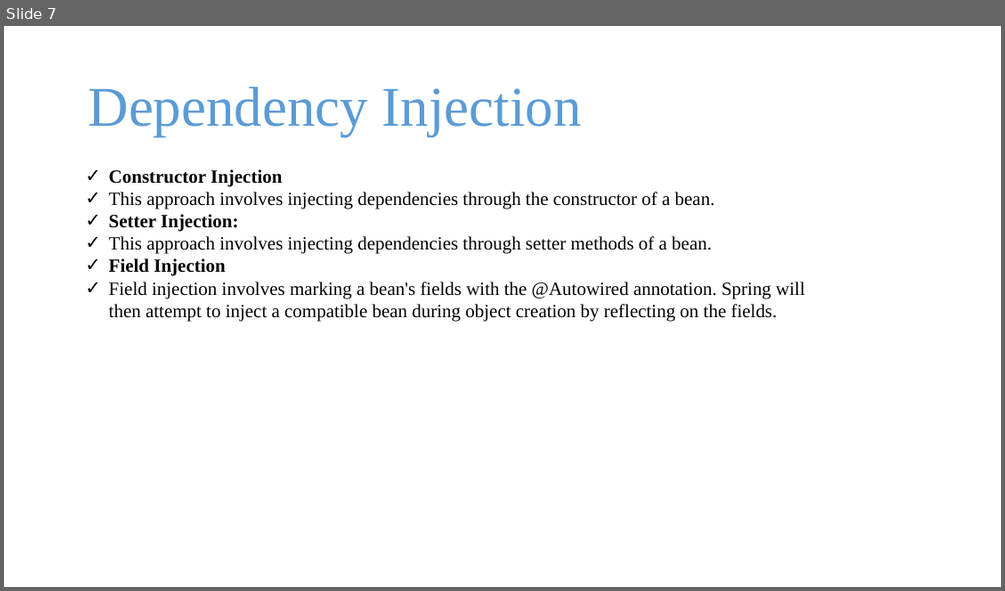
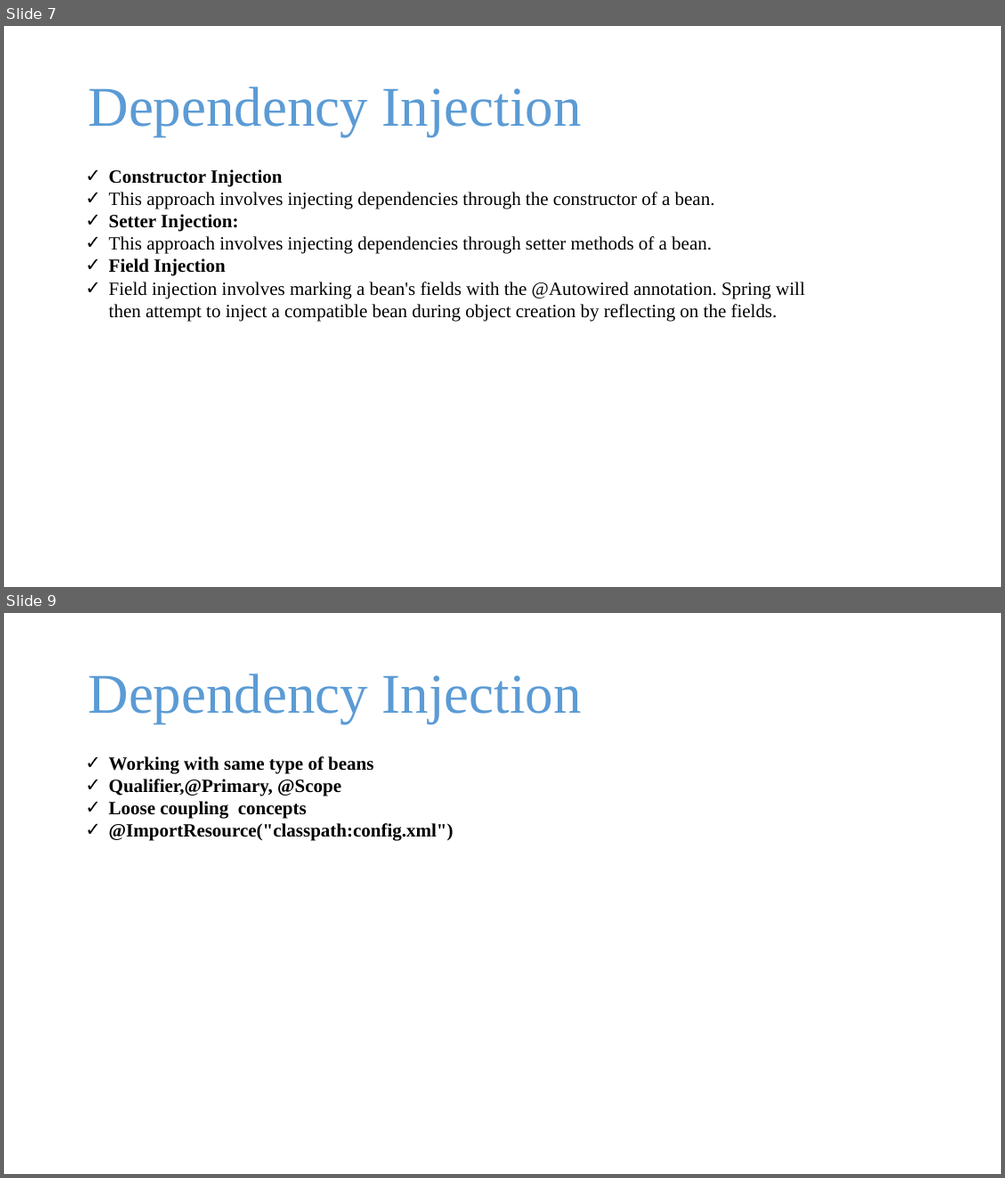
Before and after one commit to batchlcwd/spring-boot-microservices-batch2402, a slide deck: 2_spring and spring boot.pptx. Shown one above the other, each under a label of ours: slide 7 before the commit, slides 7 and 9 after it; the slides between them are not shown. The pictures are 1005x591 and 1005x1178 pixels, drawn with LibreOffice and Linux fonts; fonts in the diff are those of the drawing; background and template pictures are left out. Boxes give left, top, right and bottom in pixels: in the first picture for what was removed or moved away, otherwise in the second. Text is boxed around its words. In the diff, an @@ line names an element or a change of style, - is before the commit and + after.

```diff
--- a/2_spring and spring boot.pptx
+++ b/2_spring and spring boot.pptx
@@ slide 9 added at bbox=[4, 613, 1001, 1174], background picture (left out) @@
@@ text added at bbox=[89, 674, 582, 723], 54 pt, text gradient #1F4E79 to #5B9BD5 to #9DC3E6 @@
+Dependency Injection
@@ text added at bbox=[109, 756, 453, 841], 18 pt, text #000000, bold @@
+✓ Working with same type of beans
+✓ Qualifier,@Primary, @Scope
+✓ Loose coupling concepts
+✓ @ImportResource("classpath:config.xml")
```
Also in this commit, not shown: 5 other slides added, 1 slide removed, 22 other files.
